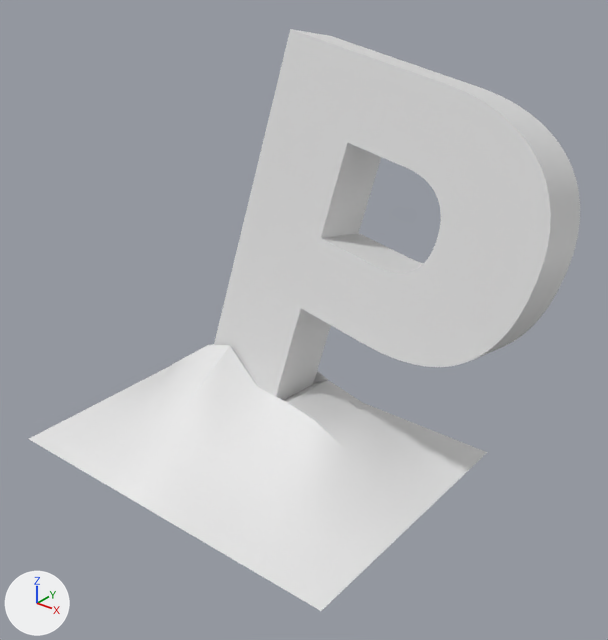
Before and after pictures for a commit that changed the FBX model Assets/Models/Weapons/PGunHolder.fbx.
Before and after are seen from a 50 mm camera at (1.76, -2.18, 2.02) aimed at (0.01, 0.0, 0.66). Arrows for +X, +Y and +Z are at lower left; the lights stay in place. Where no turn or scale is listed for an object, it has been applied to the vertices.

In view in the first picture: 'PGun', 'PGunHolder'.
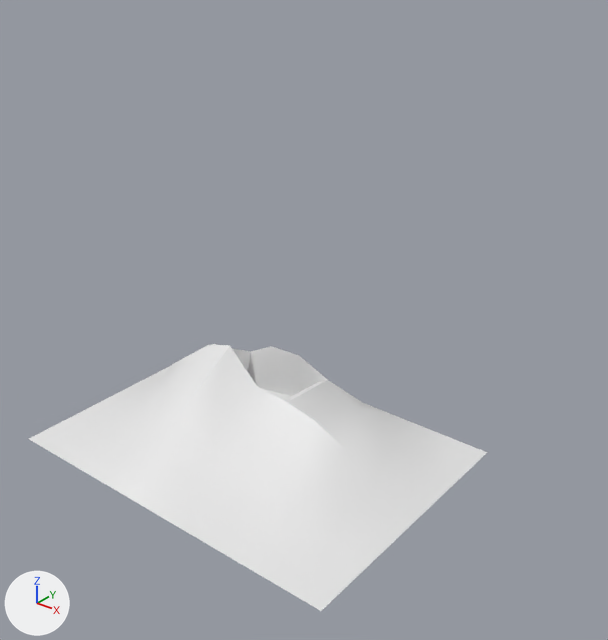
Changed parts and their boxes (x1, y1, x2, y2) in the pictures (608 x 640 px):
'PGun', deleted: before (214, 29, 580, 401)

The change, as a diff of the scene's bpy script:
```diff
--- a/Assets/Models/Weapons/PGunHolder.fbx.py
+++ b/Assets/Models/Weapons/PGunHolder.fbx.py
@@ ob_pgun @@
-ob_pgun = bpy.data.objects.new('PGun', me_mesh_001)
-ob_pgun.location = (0.055, 0.0, 0.151)
```
